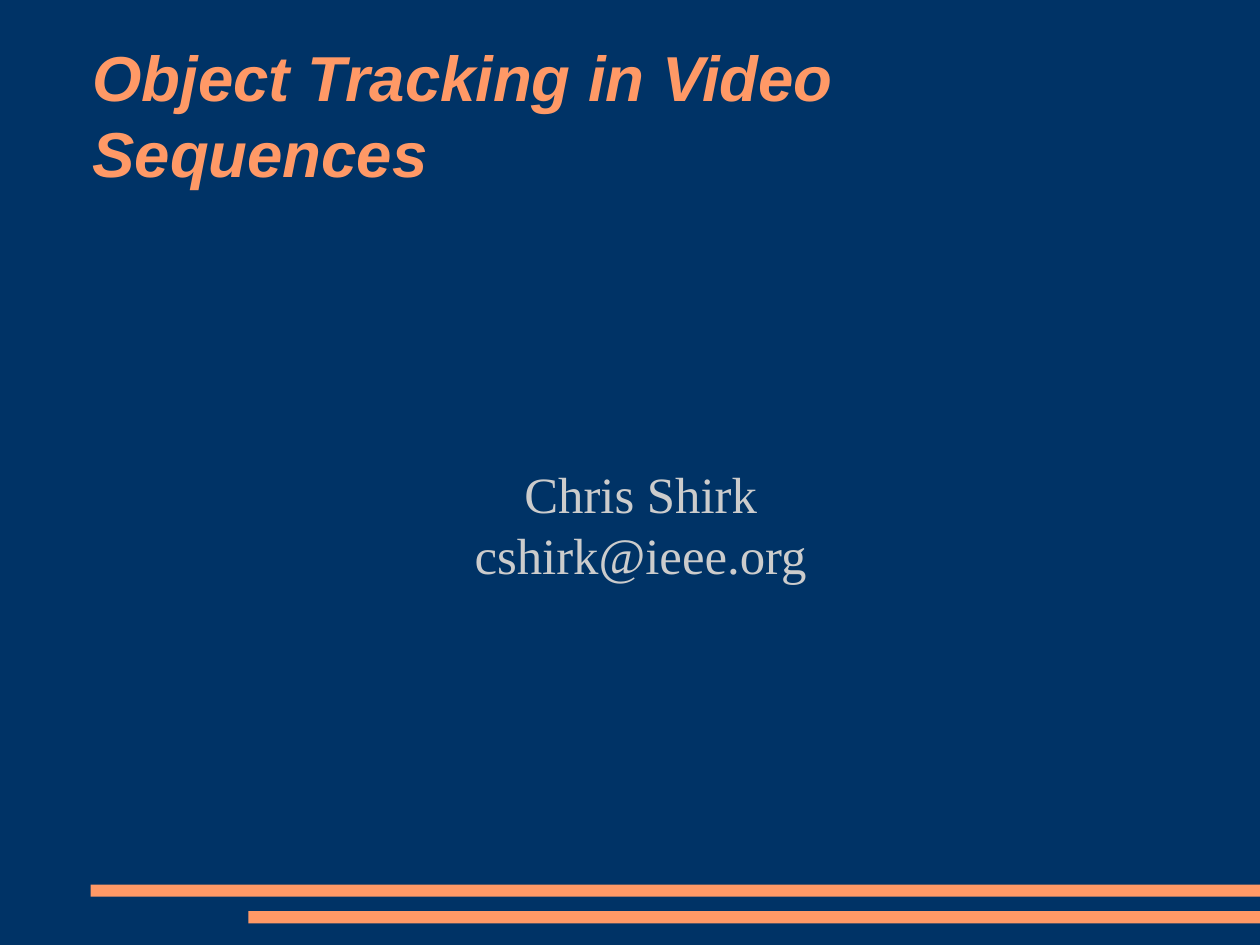
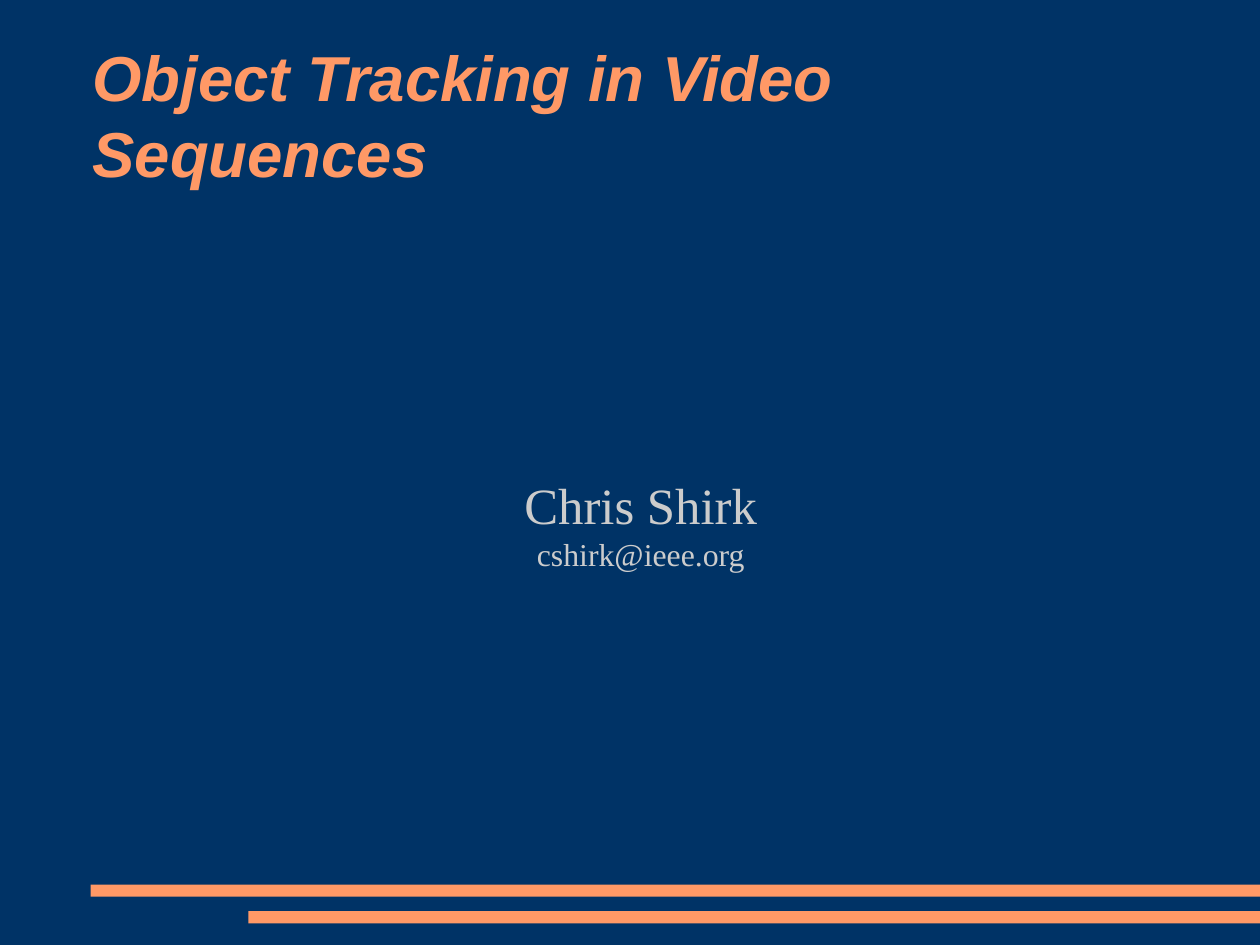
Before and after one commit to kisohag13/cshirk, a slide deck: slide 1 of image_processing/trunk/final_project/presentation.odp. Drawn at 1260x945 pixels with LibreOffice and Linux fonts; fonts in the diff are those of the drawing. Boxes give left, top, right and bottom in pixels: in the first picture for what was removed or moved away, otherwise in the second. Text is boxed around its words. In the diff, an @@ line names an element or a change of style, - is before the commit and + after.

```diff
--- a/image_processing/trunk/final_project/presentation.odp
+++ b/image_processing/trunk/final_project/presentation.odp
@@ subtitle at bbox=[537, 544, 745, 572]: size 32 to 20 pt in "cshirk@ieee.org" @@
```
Also in this commit, not shown: 2 other slides changed, 4 slides added.
